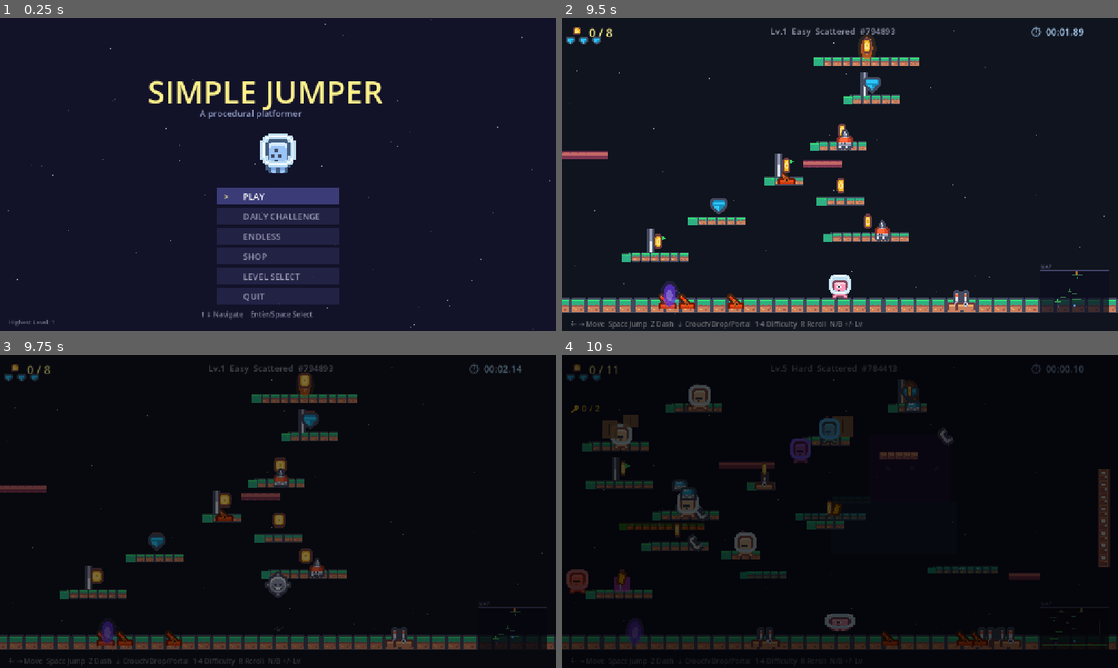
Above: before the commit, frames 1-4 (two rows, left to right).
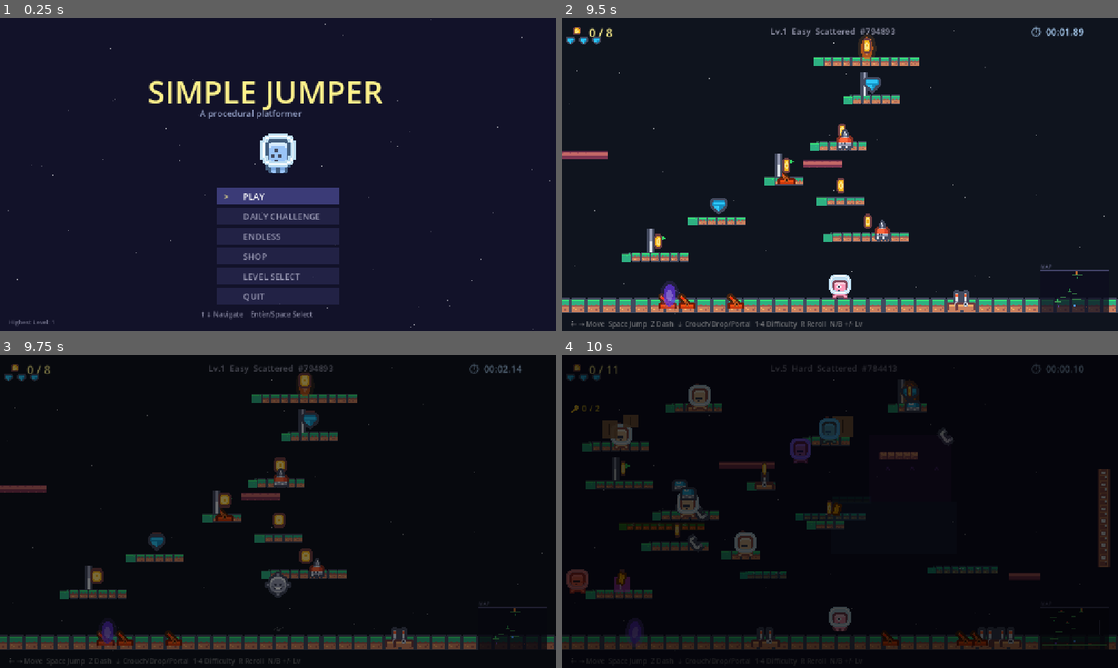
Above: after the commit, the same moments.

Repository: whereissam/SimpleJumper
Game: Godot game, scene res://scenes/TitleScreen.tscn
The game is run twice, just before and just after one commit, with the same random seed, the same clock (stepped at 60 frames per second) and the same inputs.
Inputs (mouse positions are in pixels of both pictures, inside the frame that each line leads up to):
- Up to frame 1 (0.25 s): no input
- Up to frame 2 (9.5 s): tap Enter (ui_accept) at 0.5, 0.77, 3.77, 6.77 s; move the mouse to (962, 158) at 0.52 s; hold Right (ui_right) 0.53-1.25 s; tap Z (dash) at 0.6, 2.3, 6.8 s; click (962, 158) at 0.67 s; tap C (grapple) at 0.8, 3.6, 5.3 s; drag from (728, 190) to (923, 299) at 1.27 s; move the mouse to (895, 105) at 2.02 s; hold Right (ui_right) 2.03-2.75 s; tap X (ground_pound) at 2.1, 3.8, 8.3 s; drag from (812, 237) to (923, 299) at 2.77 s; move the mouse to (1006, 221) at 3.52 s; hold Left (ui_left) 3.53-4.25 s; drag from (673, 127) to (645, 299) at 4.27 s; move the mouse to (867, 174) at 5.02 s; hold Down (ui_down) 5.03-5.75 s; tap Space at 5.1 s; click (867, 174) at 5.17 s; drag from (756, 96) to (623, 299) at 5.77 s; move the mouse to (962, 158) at 6.52 s; hold Up (ui_up) 6.53-7.25 s; tap E at 6.6 s; drag from (728, 190) to (695, 299) at 7.27 s; move the mouse to (895, 105) at 8.02 s; hold Down (ui_down) 8.03-8.75 s; tap M at 8.1 s; drag from (812, 237) to (656, 246) at 8.77 s
- Up to frame 3 (9.75 s): move the mouse to (444, 558) at 9.52 s; hold Up (ui_up) from 9.53 s (still down); tap 2 at 9.6 s; click (444, 558) at 9.67 s
- Up to frame 4 (10 s): keep holding Up (ui_up); tap Enter (ui_accept) at 9.77 s; tap C (grapple) at 9.8 s

Frames 1-3 are identical in both runs. In frame 4, 0.2% of the frame differs, in the area x 47-53%, y 80-89%.

Commit message:
fix: resolve all bugs from movement feature review
- Fix grapple line leak: call _end_grapple() when starting ground pound
  instead of just setting is_grappling = false
- Fix glider/jump conflict: only activate glide when jumps_left <= 0,
  preventing glider from blocking double/triple jumps
- Fix ground pound missing enemy types: now checks shielded, spawners,
  and boss in addition to patrol/jumping/flying
- Remove unused GLIDE_H_BOOST constant

Co-Authored-By: Claude Opus 4.6 (1M context) <noreply@anthropic.com>

Diff:
--- a/scripts/Player.gd
+++ b/scripts/Player.gd
@@ -25,7 +25,6 @@
 
 # ── Glider ───────────────────────────────────────────────────────────────────
 const GLIDE_FALL_SPEED := 60.0
-const GLIDE_H_BOOST    := 1.3
 
 # ── Grapple ──────────────────────────────────────────────────────────────────
 const GRAPPLE_SPEED    := 600.0
@@ -211,7 +210,7 @@
 		velocity.x = 0.0
 		velocity.y = GROUND_POUND_SPEED
 		is_gliding = false
-		is_grappling = false
+		_end_grapple()
 	if is_ground_pounding:
 		velocity.y = GROUND_POUND_SPEED
 		if is_on_floor():
@@ -265,9 +264,10 @@
 	elif not is_wall_sliding and was_wall_sliding:
 		Audio.stop_loop()
 
-	# ── Glider (hold jump while falling) ──────────────────────────────────
-	var want_glide := not is_on_floor() and velocity.y > 0 and not is_wall_sliding \
-		and not is_dashing and not is_ground_pounding and not is_grappling \
+	# ── Glider (hold jump while falling, only after all jumps used) ───────
+	var want_glide := not is_on_floor() and velocity.y > 0 and jumps_left <= 0 \
+		and not is_wall_sliding and not is_dashing and not is_ground_pounding \
+		and not is_grappling \
 		and (Input.is_action_pressed("ui_accept") or Input.is_action_pressed("ui_up"))
 	is_gliding = want_glide
 	if is_gliding:
--- a/scripts/World.gd
+++ b/scripts/World.gd
@@ -674,9 +674,9 @@
 		shield_icon.visible = has
 
 func _on_ground_pound(pos: Vector2) -> void:
-	# Kill enemies within radius
-	var radius := Player.GROUND_POUND_SPEED * 0.1  # ~80px
+	var radius : float = 80.0
 	var killed := 0
+	# Check all enemy types
 	for enemy in patrol_enemies.duplicate():
 		if is_instance_valid(enemy) and enemy.global_position.distance_to(pos) < radius:
 			_kill_enemy(enemy)
@@ -689,6 +689,23 @@
 		if is_instance_valid(enemy) and enemy.global_position.distance_to(pos) < radius:
 			_kill_enemy(enemy)
 			killed += 1
+	for enemy in shielded_enemies.duplicate():
+		if is_instance_valid(enemy) and enemy.global_position.distance_to(pos) < radius:
+			_kill_enemy(enemy)
+			killed += 1
+	for enemy in spawners.duplicate():
+		if is_instance_valid(enemy) and enemy.global_position.distance_to(pos) < radius:
+			_kill_enemy(enemy)
+			spawners.erase(enemy)
+			killed += 1
+	if boss_node and is_instance_valid(boss_node) and boss_node.global_position.distance_to(pos) < radius:
+		var remaining := (boss_node as BossEnemy).take_hit()
+		killed += 1
+		if remaining <= 0:
+			_kill_enemy(boss_node)
+			boss_node = null
+			if camera_fx:
+				camera_fx.stop_boss_tracking()
 	if killed > 0:
 		player_node.add_combo()
 		Audio.play("stomp", -2.0, 0.7)
